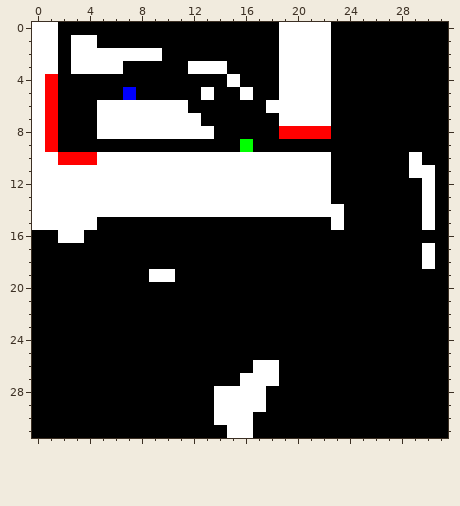
One commit to this pixel-art sprite: maps/testMap.png. The first picture shows the starting point.
The file is 32x32 pixels.
And afterwards:
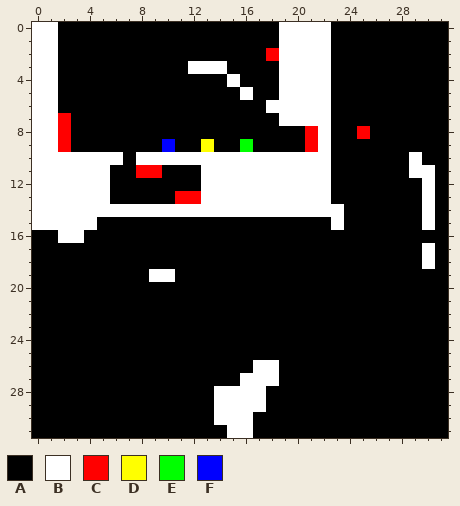
Palette (. is transparent): A #000000  B #ffffff  C #ff0000  D #ffff00  E #00ff00  F #0000ff
Change:
@@ x 0..31 @@
  0 BBAAAAAAAAAAAAAAAAABBBBAAAAAAAAA
- 1 BBABBAAAAAAAAAAAAAABBBBAAAAAAAAA
- 2 BBABBBBBBBAAAAAAAAABBBBAAAAAAAAA
- 3 BBABBBBAAAAABBBAAAABBBBAAAAAAAAA
- 4 BCAAAAAAAAAAAAABAAABBBBAAAAAAAAA
- 5 BCAAAAAFAAAAABAABAABBBBAAAAAAAAA
- 6 BCAAABBBBBBBAAAAAABBBBBAAAAAAAAA
- 7 BCAAABBBBBBBBAAAAAABBBBAAAAAAAAA
- 8 BCAAABBBBBBBBBAAAAACCCCAAAAAAAAA
- 9 BCAAAAAAAAAAAAAAEAAAAAAAAAAAAAAA
-10 BBCCCBBBBBBBBBBBBBBBBBBAAAAAABAA
-11 BBBBBBBBBBBBBBBBBBBBBBBAAAAAABBA
-12 BBBBBBBBBBBBBBBBBBBBBBBAAAAAAABA
-13 BBBBBBBBBBBBBBBBBBBBBBBAAAAAAABA
+ 1 BBAAAAAAAAAAAAAAAAABBBBAAAAAAAAA
+ 2 BBAAAAAAAAAAAAAAAACBBBBAAAAAAAAA
+ 3 BBAAAAAAAAAABBBAAAABBBBAAAAAAAAA
+ 4 BBAAAAAAAAAAAAABAAABBBBAAAAAAAAA
+ 5 BBAAAAAAAAAAAAAABAABBBBAAAAAAAAA
+ 6 BBAAAAAAAAAAAAAAAABBBBBAAAAAAAAA
+ 7 BBCAAAAAAAAAAAAAAAABBBBAAAAAAAAA
+ 8 BBCAAAAAAAAAAAAAAAAAACBAACAAAAAA
+ 9 BBCAAAAAAAFAADAAEAAAACBAAAAAAAAA
+10 BBBBBBBABBBBBBBBBBBBBBBAAAAAABAA
+11 BBBBBBAACCAAABBBBBBBBBBAAAAAABBA
+12 BBBBBBAAAAAAABBBBBBBBBBAAAAAAABA
+13 BBBBBBAAAAACCBBBBBBBBBBAAAAAAABA
 14 BBBBBBBBBBBBBBBBBBBBBBBBAAAAAABA
Where, in picture pixels (left, top, right, bottom), the same in both pictures:
changed: (45, 35, 214, 204)
changed: (266, 48, 279, 61)
changed: (279, 126, 370, 152)
